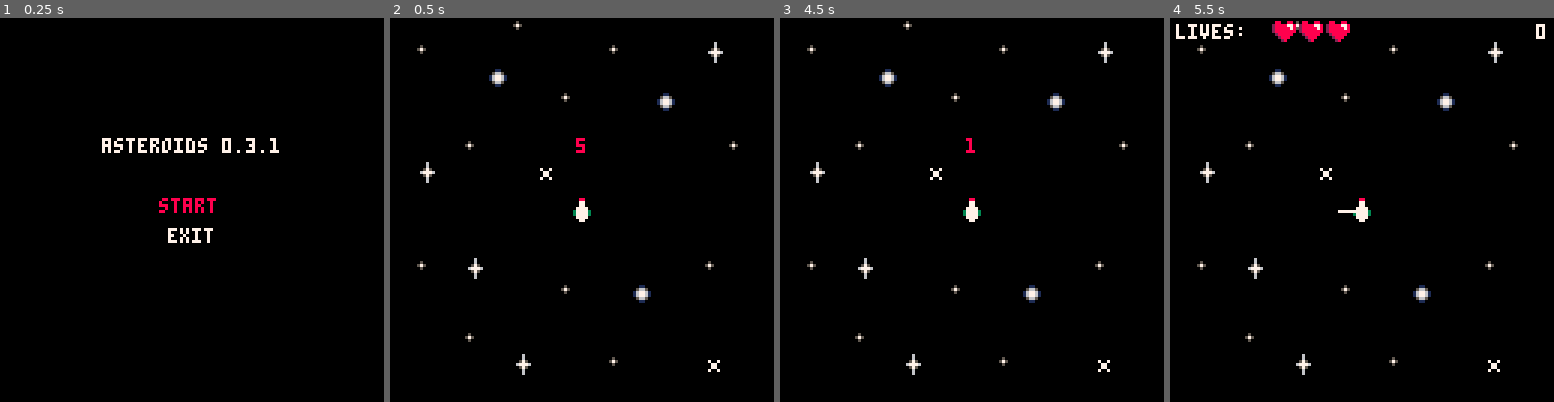
Above: before the commit, frames 1-4 (left to right).
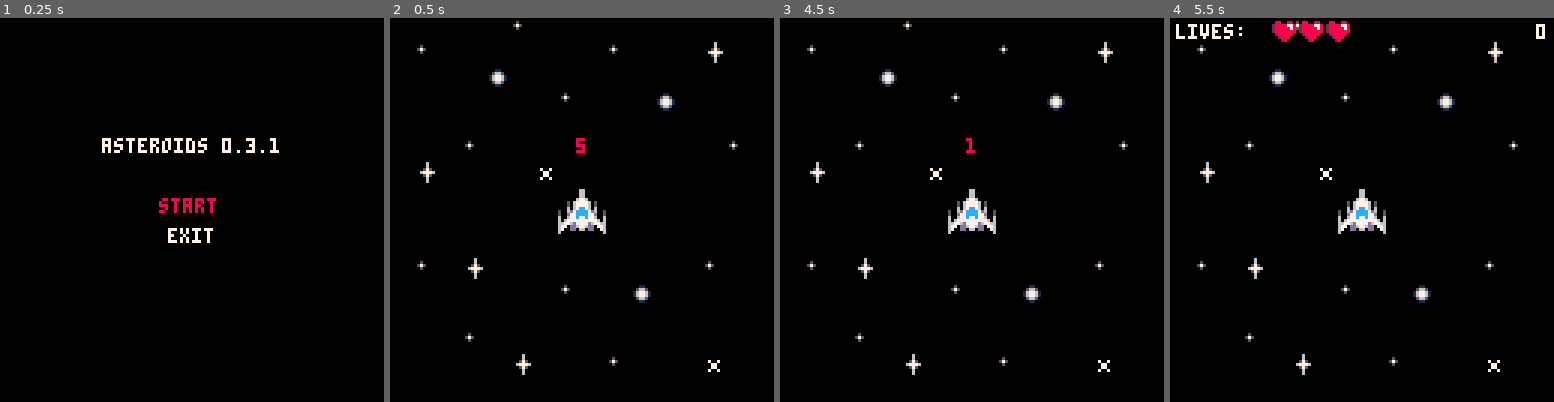
Above: after the commit, the same moments.

Repository: crodriguezprieto/P8-ASTEROIDS
Game: PICO-8 cartridge asteroids.p8
Two runs of this game, one before a commit and one after it. Both use one fixed random seed, a clock stepped at 60 frames per second and the inputs below.
Inputs:
- Up to frame 1 (0.25 s): no input
- Up to frame 2 (0.5 s): tap X (X key) at 0.33 s
- Up to frame 3 (4.5 s): tap X (X key) at 1.07, 1.85, 2.97, 4.08 s; hold Right 1.6-2.1 s; hold Up 2.15-2.42 s; hold Right 2.47-3.03 s; hold Left 3.08-3.58 s; hold Down 3.63-3.97 s; hold Right from 4.02 s (still down)
- Up to frame 4 (5.5 s): release Right at 4.68 s; hold Up 4.73-5.03 s; hold Left from 5.08 s (still down); tap X (X key) at 5.2 s

Frame 1 is identical in both runs. In frame 2, 0.7% of the frame differs, in the area x 43-57%, y 44-57%; in frame 3, 0.7%; in frame 4, 0.7%.

Commit message:
feat: Spaceship 16x16 sprite upgrade

Diff:
--- a/asteroids.p8
+++ b/asteroids.p8
@@ -28,8 +28,8 @@
   player = {
     x = 64,
     y = 64,
-    spr = 1,       -- sprite
-    ang = -3.14/2, -- initial angle (pointing upwards)
+    r = 7,
+    ang = 0.75,   -- initial angle (pointing upwards)
     spd = 4,       -- bullet speed
     lives = 3,
     shoot_timer = 0
@@ -48,7 +48,7 @@
 
   -- player reset
   player.lives = 3
-  player.ang = -3.14/2
+  player.ang = 0.75
   score = 0
 
   -- cooldown init
@@ -59,6 +59,33 @@
 -- calculates the angle towards point 2
 function get_angle(x1, y1, x2, y2)
   return atan2(x2 - x1, y2 - y1)
+end
+
+-- draws ship from 4 sprites
+function draw_ship(p)
+  -- offsets for each of the 4 sprites from the ship's center (p.x, p.y)
+  -- top-left, top-right, bottom-left, bottom-right
+  local offsets = {
+    {-8, -8}, {0, -8},
+    {-8, 0},  {0, 0}
+  }
+  -- spaceship sprite IDs
+  local sprites = {0, 1, 16, 17}
+
+  local c = cos(p.ang)
+  local s = sin(p.ang)
+
+  for i=1, 4 do
+    local off_x = offsets[i][1]
+    local off_y = offsets[i][2]
+
+    -- rotate offset vector by the player's angle
+    local rot_x = off_x * c - off_y * s
+    local rot_y = off_x * s + off_y * c
+
+    -- draws sprite at the final rotated position
+    spr(sprites[i], p.x + rot_x, p.y + rot_y)
+  end
 end
 
 -- spawn rock function
@@ -197,7 +224,7 @@
   map(0, 0, 0, 0, 16, 16)
 
   -- draws the ship
-  spr(player.spr, player.x-4, player.y-4)
+  sspr(0, 0, 16, 16, player.x-8, player.y-8)
 
   -- draws init cooldown
   local num = flr(cooldown_timer) + 1
@@ -207,17 +234,17 @@
 -- state: gameplay
 function update_game()
   -- 1. updates player (spin and shoot)
-  if btn(0) then player.ang += 0.025 end -- turns left
-  if btn(1) then player.ang -= 0.025 end -- turns right
+  if btn(0) then player.ang += 0.02 end -- turns left
+  if btn(1) then player.ang -= 0.02 end -- turns right
 
   player.shoot_timer -= 1/30
   if btn(5) and player.shoot_timer <= 0 then -- button x
-    -- rate of fire of 10 shots per sec (1 shot every 3 frames)
-    player.shoot_timer = 3/30
+    -- rate of fire of 6 shots per sec (1 shot every 6 frames)
+    player.shoot_timer = 5/30
 
     local bullet = {
-      x = player.x + cos(player.ang)*4, -- 4 pixels ahead of the ship
-      y = player.y + sin(player.ang)*4,
+      x = player.x + cos(player.ang)*8, -- 8 pixels ahead of the ship
+      y = player.y + sin(player.ang)*8,
       dx = cos(player.ang) * player.spd, -- next position. (+speed <--> -sprites) and less time to go off-screen
       dy = sin(player.ang) * player.spd,
       spr = 4,
@@ -264,7 +291,7 @@
   -- player and rocks collision
   for r in all(rocks) do
     local dist_sq = (player.x-r.x)^2 + (player.y-r.y)^2 -- (a² + b² = c²)
-    if dist_sq < (4+r.r)^2 then -- player radius is 4 atm
+    if dist_sq < (player.r+r.r)^2 then -- player radius is 4 atm
       player.lives -= 1
       del(rocks, r) -- delete rock that hit us
 
@@ -295,12 +322,8 @@
   -- draws map
   map(0, 0, 0, 0, 16, 16)
 
-  -- draws spaceship with a trick, pico-8 selects the first pixel on the left top corner
-  -- but we declared the center (x,y) when created the player, so we need to abstract 4 pixels
-  -- from each coordenate for pico-8 to perfectly draw our player. Same later with rocks.
-  spr(player.spr, player.x-4, player.y-4)
-  -- draws provisional "cannon" to watch the aim direction, 8 is de line size
-  line(player.x, player.y, player.x + cos(player.ang)*8, player.y + sin(player.ang)*8, 7)
+  -- draws ship
+  sspr(0, 0, 16, 16, player.x-8, player.y-8)
 
   -- draws bullets
   for b in all(bullets) do
@@ -339,24 +362,22 @@
   print("press o to continue", 25, 80, 7)
 end
 __gfx__
-00000000000880000111110008888800000000000880088000000000000000000000000000000000000000000000000000000000000000000000000000006000
-00000000000770000177711088777880000000002888877800000000000000000000000000000000000000000000000000000000000000000000000000006000
-00000000000770001115571188866788000880002888887800000000000000000000000000000000000000000000000000000000000000000070070000057500
-00000000007777001111157188888678008698002888888800000000000000000000000000000000000000000000000000000000000000000007700000677760
-00000000037777301111117188888878008998000288888000000000000000000000000000000000000000000000000000000000000000000007700000057500
-00000000037777301111111188888888000880000028880000000000000000000000000000000000000000000000000000000000000000000070070000006000
-00000000007777000111111008888880000000000002800000000000000000000000000000000000000000000000000000000000000000000000000000006000
-00000000000770000011110000888800000000000000000000000000000000000000000000000000000000000000000000000000000000000000000000000000
-00000000000000000000000000000000000000000000000000000000000000000000000000000000000000000000000000000000000000000000000000000000
-00000000000000000000000000000000000000000000000000000000000000000000000000000000000000000000000000000000000000000050000000011000
-00000000000000000000000000000000000000000000000000000000000000000000000000000000000000000000000000000000000000000575000000566500
-00000000000000000000000000000000000000000000000000000000000000000000000000000000000000000000000000000000000000000050000001677610
-00000000000000000000000000000000000000000000000000000000000000000000000000000000000000000000000000000000000000000000000001677610
-00000000000000000000000000000000000000000000000000000000000000000000000000000000000000000000000000000000000000000000000000566500
-00000000000000000000000000000000000000000000000000000000000000000000000000000000000000000000000000000000000000000000000000011000
-__gff__
-0001000000000000000000000000000000000000000000000000000000000000000000000000000000000000000000000000000000000000000000000000000000000000000000000000000000000000000000000000000000000000000000000000000000000000000000000000000000000000000000000000000000000000
-0000000000000000000000000000000000000000000000000000000000000000000000000000000000000000000000000000000000000000000000000000000000000000000000000000000000000000000000000000000000000000000000000000000000000000000000000000000000000000000000000000000000000000
+00000000000000000111110008888800000000000880088000000000000000000000000000000000000000000000000000000000000000000000000000006000
+00000006600000000177711088777880000000002888877800000000000000000000000000000000000000000000000000000000000000000000000000006000
+00000006600000001115571188866788000880002888887800000000000000000000000000000000000000000000000000000000000000000070070000057500
+00000006600000001111157188888678008698002888888800000000000000000000000000000000000000000000000000000000000000000007700000677760
+00000067760000001111117188888878008998000288888000000000000000000000000000000000000000000000000000000000000000000007700000057500
+00050677776050001111111188888888000880000028880000000000000000000000000000000000000000000000000000000000000000000070070000006000
+00050677776050000111111008888880000000000002800000000000000000000000000000000000000000000000000000000000000000000000000000006000
+0006067cc76060000011110000888800000000000000000000000000000000000000000000000000000000000000000000000000000000000000000000000000
+5006d7cccc7d60050000000000000000000000000000000000000000000000000000000000000000000000000000000000000000000000000000000000000000
+500d77cccc77d0050000000000000000000000000000000000000000000000000000000000000000000000000000000000000000000000000050000000011000
+600677c77c7760060000000000000000000000000000000000000000000000000000000000000000000000000000000000000000000000000575000000566500
+60677777777776060000000000000000000000000000000000000000000000000000000000000000000000000000000000000000000000000050000001677610
+66776d7777d677660000000000000000000000000000000000000000000000000000000000000000000000000000000000000000000000000000000001677610
+6770dd6776dd07760000000000000000000000000000000000000000000000000000000000000000000000000000000000000000000000000000000000566500
+6700dd0660dd00760000000000000000000000000000000000000000000000000000000000000000000000000000000000000000000000000000000000011000
+60000000000000060000000000000000000000000000000000000000000000000000000000000000000000000000000000000000000000000000000000000000
 __map__
 00000000001e0000000000000000000000000000000000000000000000000000000000000000000000000000000000000000000000000000000000000000000000000000000000000000000000000000000000000000000000000000000000000000000000000000000000000000000000000000000000000000000000000000
 001e000000000000001e0000000f000000000000000000000000000000000000000000000000000000000000000000000000000000000000000000000000000000000000000000000000000000000000000000000000000000000000000000000000000000000000000000000000000000000000000000000000000000000000
